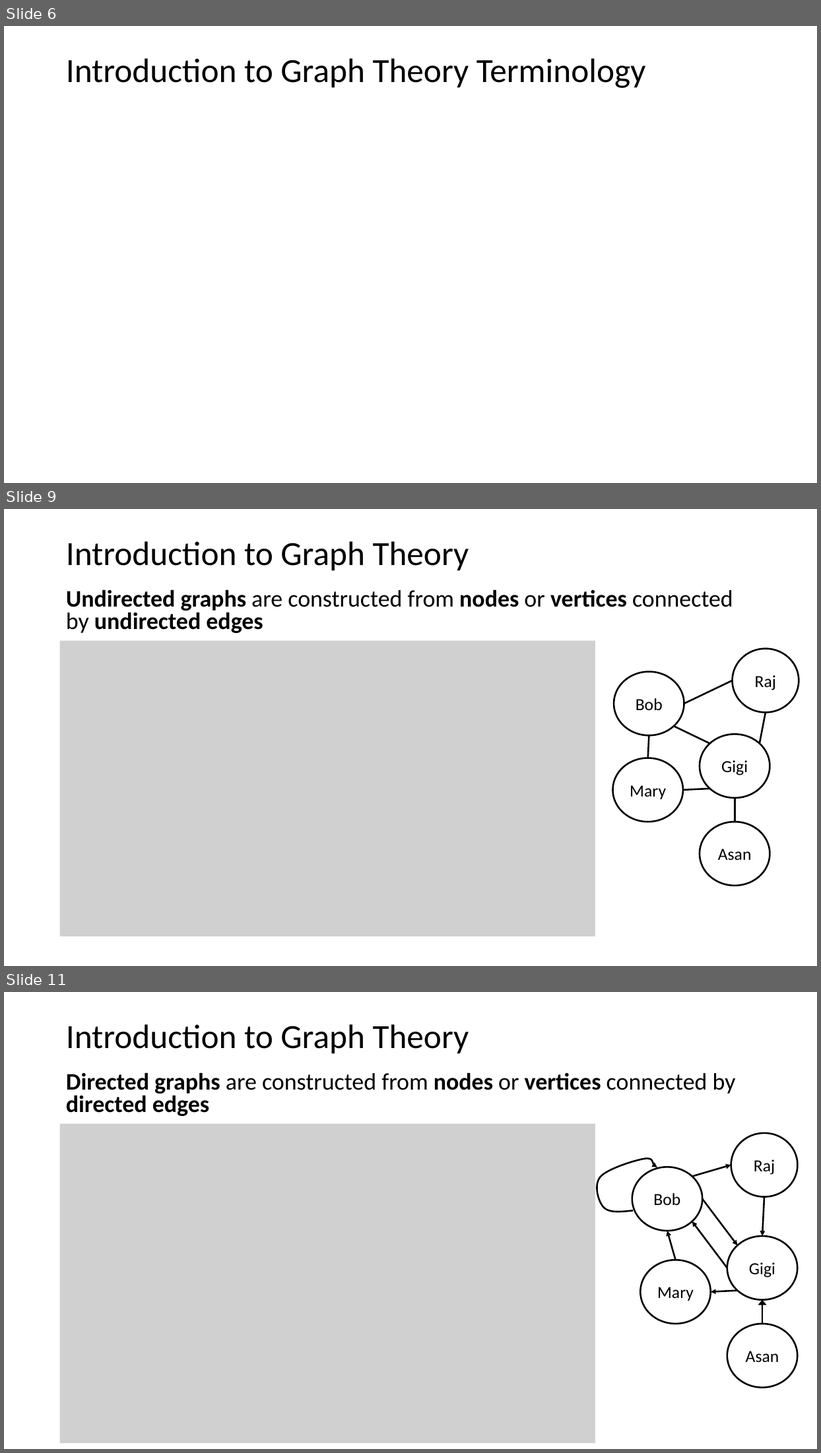
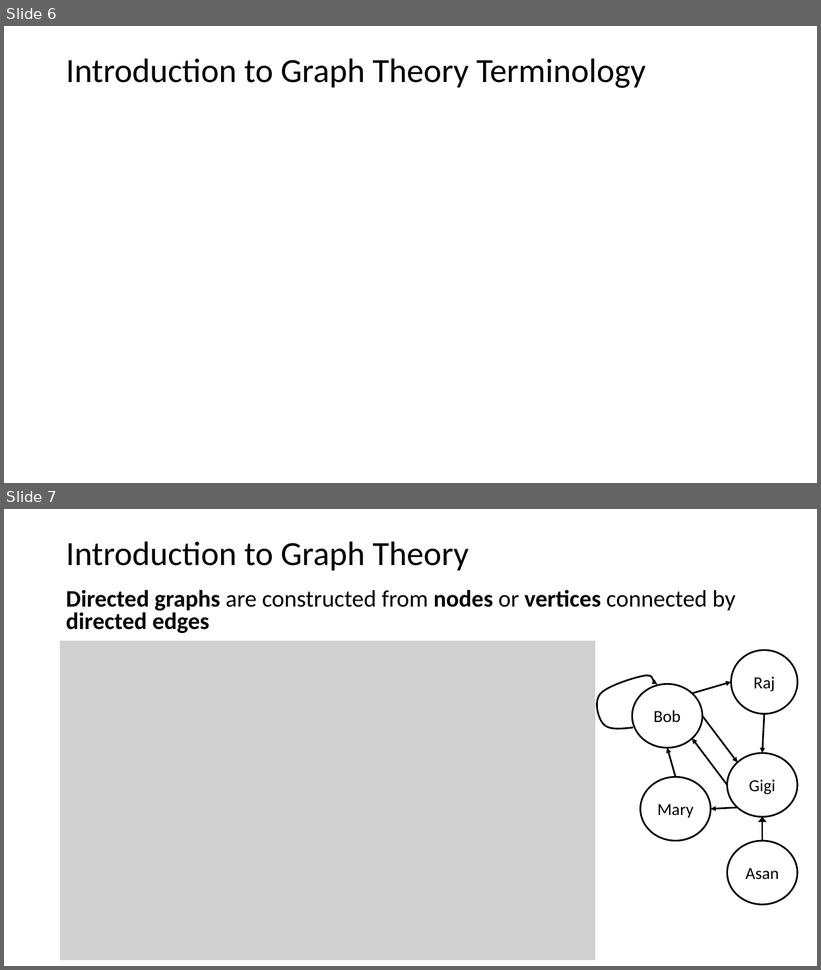
Before and after one commit to StephenElston/CSCI-E-108, a slide deck: slides/5_GraphsAndSocialNetworks.pptx. Shown one above the other, each under a label of ours: slides 6, 9 and 11 before the commit, slides 6 and 7 after it; the slides between them are not shown. The pictures are 821x1453 and 821x970 pixels, drawn with LibreOffice and Linux fonts; fonts in the diff are those of the drawing; grey boxes stand for pictures. Boxes give left, top, right and bottom in pixels: in the first picture for what was removed or moved away, otherwise in the second. Text is boxed around its words. In the diff, an @@ line names an element or a change of style, - is before the commit and + after.

```diff
--- a/slides/5_GraphsAndSocialNetworks.pptx
+++ b/slides/5_GraphsAndSocialNetworks.pptx
@@ slide 9 removed at <box>4,509,817,966</box>, background #FFFFFF @@
@@ title removed at <box>66,541,469,571</box> @@
-Introduction to Graph Theory
@@ text removed at <box>66,590,733,633</box> @@
-Undirected graphs are constructed from nodes or vertices connected by undirected edges
@@ picture removed at <box>60,641,596,937</box> @@
@@ ellipse removed at <box>733,649,799,713</box> @@
-Raj
@@ ellipse removed at <box>614,672,684,736</box> @@
-Bob
@@ line removed from (684, 704) to (733, 681) @@
@@ line removed from (710, 744) to (674, 726) @@
@@ line removed from (760, 744) to (766, 713) @@
@@ line removed from (648, 758) to (649, 736) @@
@@ ellipse removed at <box>700,734,770,798</box> @@
-Gigi
@@ ellipse removed at <box>613,758,683,823</box> @@
-Mary
@@ line removed from (684, 790) to (710, 789) @@
@@ line removed from (735, 798) to (735, 822) @@
@@ ellipse removed at <box>700,822,770,886</box> @@
-Asan
@@ what was slide 11 is now slide 7 @@
```
Also in this commit, not shown: 1 slide changed, 1 slide added, 3 other slides removed.
